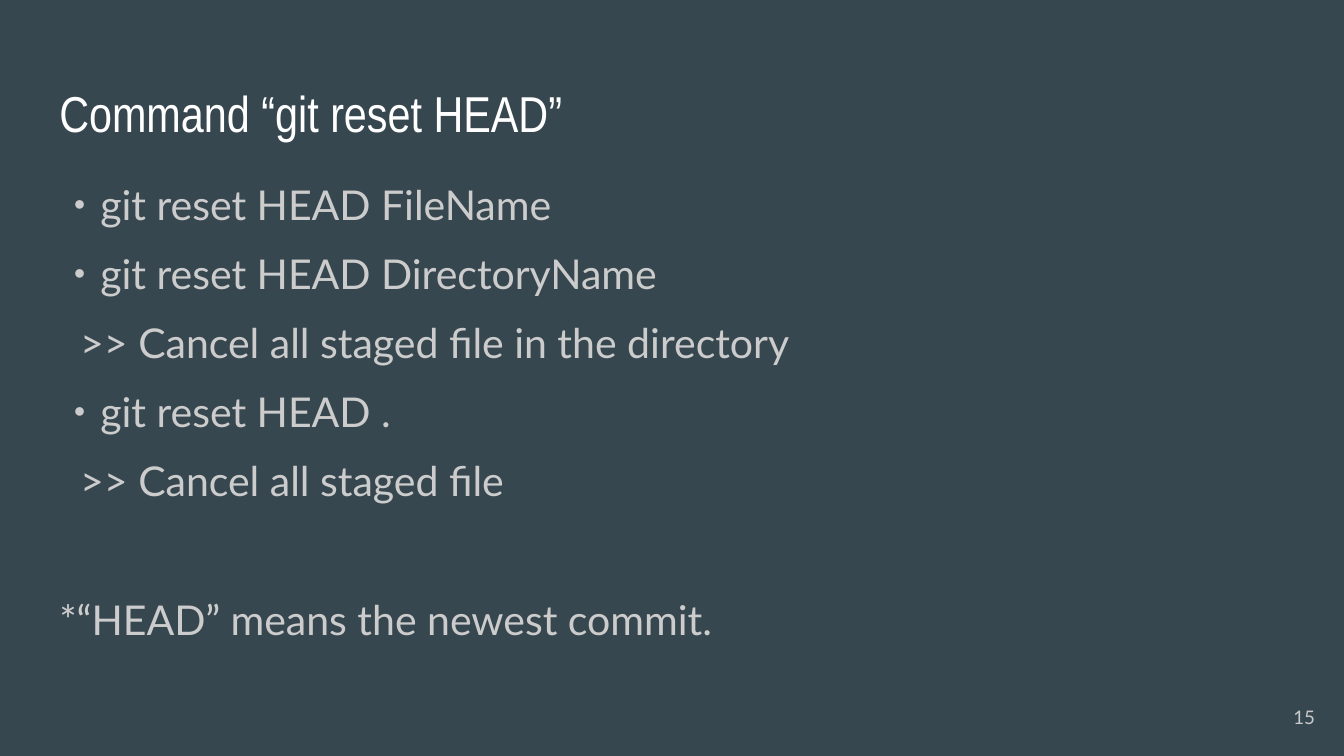
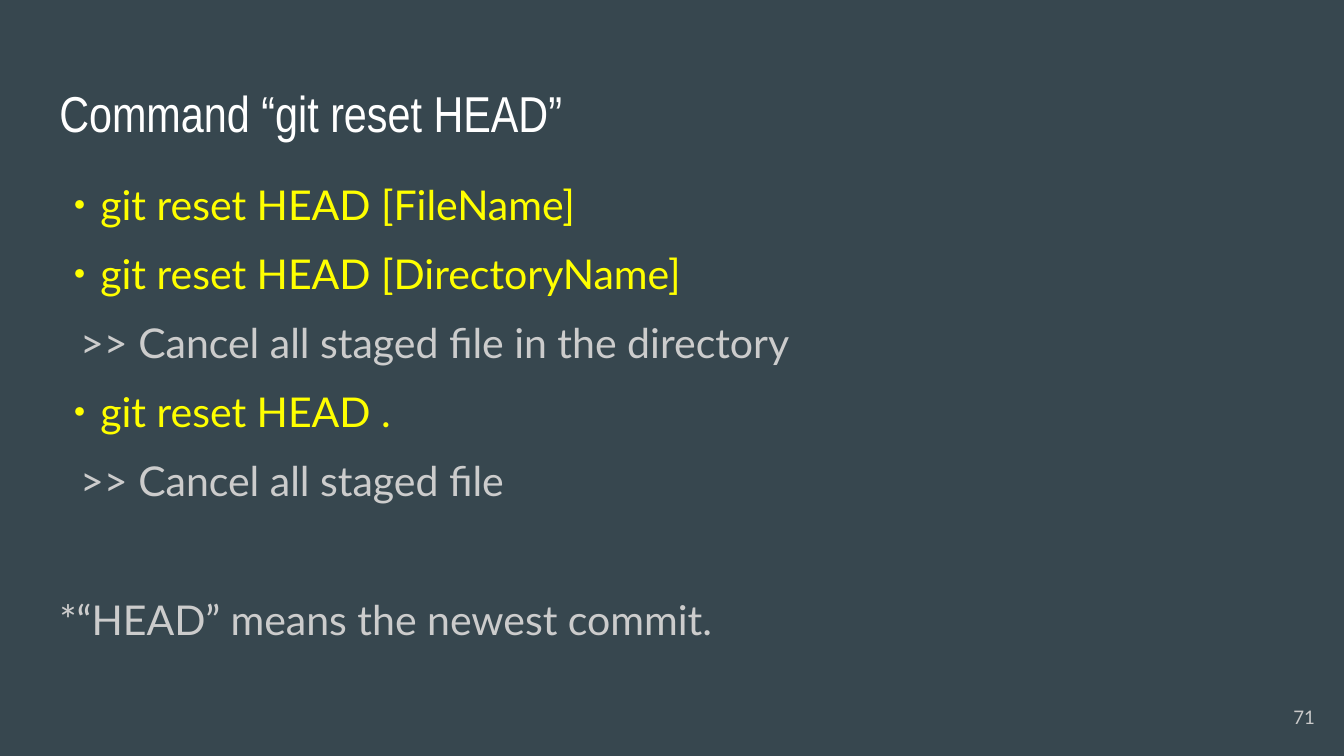
Before and after one commit to acchi17/StudyGit, a slide deck: slide 71 of GitStudySession.pptx (slide 15 before the commit). Drawn at 1344x756 pixels with LibreOffice and Linux fonts; fonts in the diff are those of the drawing. Boxes give left, top, right and bottom in pixels: in the first picture for what was removed or moved away, otherwise in the second. Text is boxed around its words. In the diff, an @@ line names an element or a change of style, - is before the commit and + after.

```diff
--- a/GitStudySession.pptx
+++ b/GitStudySession.pptx
@@ text at <box>59,188,681,297</box>: text changed; text colour #CCCCCC to #FFFF00 @@
-・git reset HEAD FileName
-・git reset HEAD DirectoryName
+・git reset HEAD [FileName]
+・git reset HEAD [DirectoryName]
@@ text at <box>59,397,371,435</box>: text colour #CCCCCC to #FFFF00 in "・git reset HEAD ." @@
@@ page number at <box>1293,710,1315,724</box>: text changed @@
-15
+71
```
Also in this commit, not shown: 11 other slides changed, 17 slides added, 9 slides removed.
